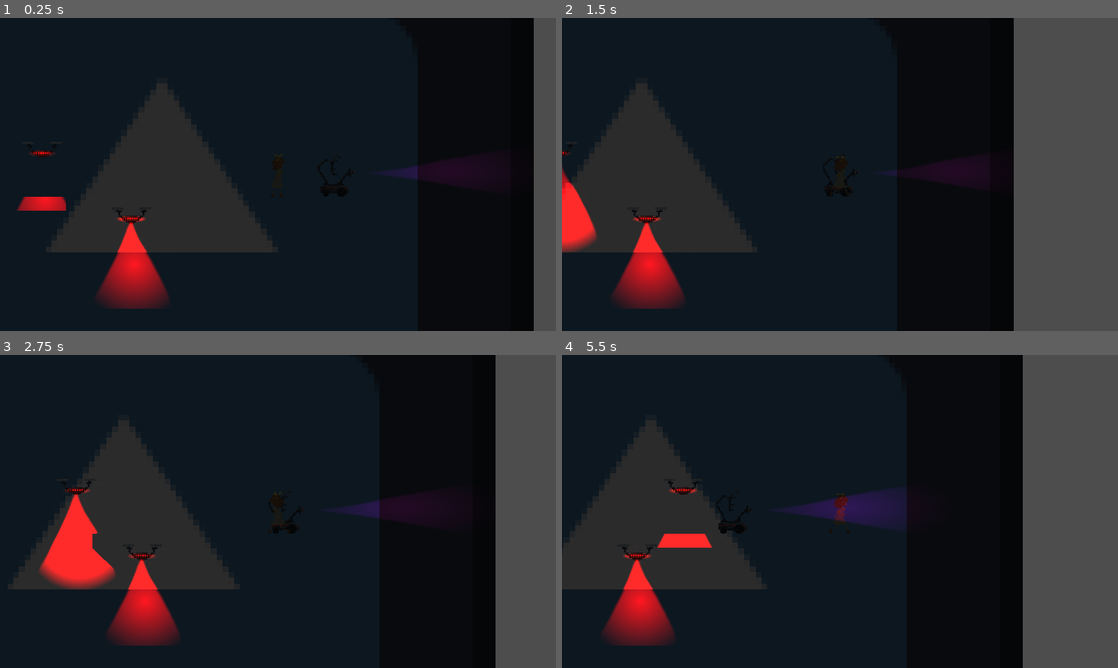
Above: before the commit, frames 1-4 (two rows, left to right).
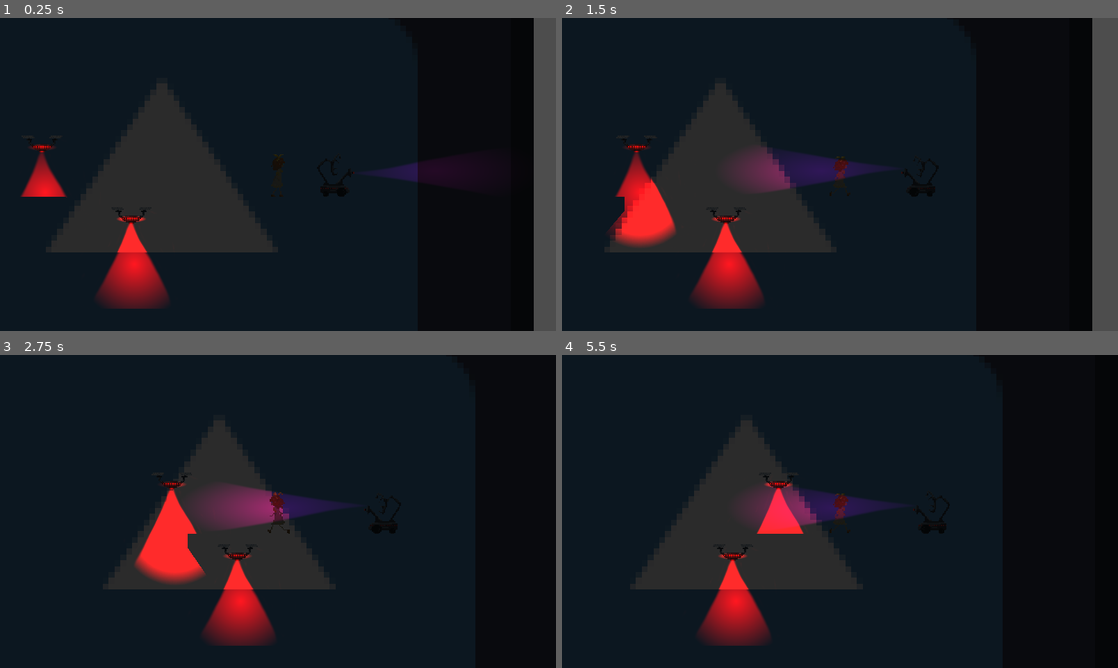
Above: after the commit, the same moments.

Repository: Punniz/Mistrust
Game: Godot game, scene res://world.tscn
Two runs of this game, one before a commit and one after it. Both use one fixed random seed, a clock stepped at 60 frames per second and the inputs below. The engine's default icon, where the game draws it, is replaced by a stand-in: a white triangle on a blue panel in a dark square.
Inputs:
- Up to frame 1 (0.25 s): no input
- Up to frame 2 (1.5 s): tap Enter at 0.5 s; hold Space (interact) 0.53-1.28 s; hold D (move_right) from 0.53 s (still down); tap W (move_up) at 0.77 s; tap Space (interact) at 1.35 s
- Up to frame 3 (2.75 s): tap W (move_up) at 1.52 s; release D (move_right) at 2.03 s; hold A (move_left) from 2.03 s (still down); hold Space (interact) from 2.03 s (still down)
- Up to frame 4 (5.5 s): release A (move_left) at 2.78 s; release Space (interact) at 2.78 s; hold D (move_right) 2.78-4.28 s; tap Space (interact) at 2.85, 4.35 s; tap W (move_up) at 3.02, 3.77, 4.52 s; hold Space (interact) 3.53-4.28 s; hold A (move_left) 4.28-5.03 s; hold D (move_right) from 5.03 s (still down); hold Space (interact) from 5.03 s (still down)

The runs differ from the first frame. In frame 1, 1.2% of the frame differs, in the area x 3-76%, y 39-62%; in frame 2, 33%; in frame 3, 32%; in frame 4, 37%, in the area x 0-100%, y 0-100%.

Commit message:
Feat: Add animations to GroundScout

Diff:
--- a/scenes/enemies/ground_scout.tscn
+++ b/scenes/enemies/ground_scout.tscn
@@ -9,7 +9,7 @@
 size = Vector2(129, 152)
 
 [sub_resource type="Animation" id="Animation_4uq7r"]
-resource_name = "move"
+resource_name = "move_left"
 length = 0.4
 loop_mode = 1
 tracks/0/type = "value"
@@ -24,10 +24,260 @@
 "update": 1,
 "values": [0, 1, 2, 3]
 }
+tracks/1/type = "value"
+tracks/1/imported = false
+tracks/1/enabled = true
+tracks/1/path = NodePath("Sprite2D:flip_h")
+tracks/1/interp = 1
+tracks/1/loop_wrap = true
+tracks/1/keys = {
+"times": PackedFloat32Array(0),
+"transitions": PackedFloat32Array(1),
+"update": 1,
+"values": [true]
+}
+tracks/2/type = "value"
+tracks/2/imported = false
+tracks/2/enabled = true
+tracks/2/path = NodePath("Lights/SpotLight:position")
+tracks/2/interp = 1
+tracks/2/loop_wrap = true
+tracks/2/keys = {
+"times": PackedFloat32Array(0),
+"transitions": PackedFloat32Array(1),
+"update": 0,
+"values": [Vector2(-339, -90)]
+}
+tracks/3/type = "value"
+tracks/3/imported = false
+tracks/3/enabled = true
+tracks/3/path = NodePath("Lights/SpotLight:rotation")
+tracks/3/interp = 1
+tracks/3/loop_wrap = true
+tracks/3/keys = {
+"times": PackedFloat32Array(0),
+"transitions": PackedFloat32Array(1),
+"update": 0,
+"values": [1.57079]
+}
+tracks/4/type = "value"
+tracks/4/imported = false
+tracks/4/enabled = true
+tracks/4/path = NodePath("PlayerDetector/Area2D/CollisionPolygon2D:position")
+tracks/4/interp = 1
+tracks/4/loop_wrap = true
+tracks/4/keys = {
+"times": PackedFloat32Array(0),
+"transitions": PackedFloat32Array(1),
+"update": 0,
+"values": [Vector2(-0.00484467, -772)]
+}
+tracks/5/type = "value"
+tracks/5/imported = false
+tracks/5/enabled = true
+tracks/5/path = NodePath("PlayerDetector/Raycasts:position")
+tracks/5/interp = 1
+tracks/5/loop_wrap = true
+tracks/5/keys = {
+"times": PackedFloat32Array(0),
+"transitions": PackedFloat32Array(1),
+"update": 0,
+"values": [Vector2(-18.0008, -121)]
+}
+tracks/6/type = "value"
+tracks/6/imported = false
+tracks/6/enabled = true
+tracks/6/path = NodePath("PlayerDetector/Raycasts:rotation")
+tracks/6/interp = 1
+tracks/6/loop_wrap = true
+tracks/6/keys = {
+"times": PackedFloat32Array(0),
+"transitions": PackedFloat32Array(1),
+"update": 0,
+"values": [-3.14159]
+}
+
+[sub_resource type="Animation" id="Animation_ol66b"]
+resource_name = "move_right"
+length = 0.4
+loop_mode = 1
+tracks/0/type = "value"
+tracks/0/imported = false
+tracks/0/enabled = true
+tracks/0/path = NodePath("Sprite2D:frame")
+tracks/0/interp = 1
+tracks/0/loop_wrap = true
+tracks/0/keys = {
+"times": PackedFloat32Array(0, 0.1, 0.2, 0.3),
+"transitions": PackedFloat32Array(1, 1, 1, 1),
+"update": 1,
+"values": [0, 1, 2, 3]
+}
+tracks/1/type = "value"
+tracks/1/imported = false
+tracks/1/enabled = true
+tracks/1/path = NodePath("Sprite2D:flip_h")
+tracks/1/interp = 1
+tracks/1/loop_wrap = true
+tracks/1/keys = {
+"times": PackedFloat32Array(0),
+"transitions": PackedFloat32Array(1),
+"update": 1,
+"values": [false]
+}
+tracks/2/type = "value"
+tracks/2/imported = false
+tracks/2/enabled = true
+tracks/2/path = NodePath("Lights/SpotLight:position")
+tracks/2/interp = 1
+tracks/2/loop_wrap = true
+tracks/2/keys = {
+"times": PackedFloat32Array(0),
+"transitions": PackedFloat32Array(1),
+"update": 0,
+"values": [Vector2(341, -90)]
+}
+tracks/3/type = "value"
+tracks/3/imported = false
+tracks/3/enabled = true
+tracks/3/path = NodePath("Lights/SpotLight:rotation")
+tracks/3/interp = 1
+tracks/3/loop_wrap = true
+tracks/3/keys = {
+"times": PackedFloat32Array(0),
+"transitions": PackedFloat32Array(1),
+"update": 0,
+"values": [-1.57079]
+}
+tracks/4/type = "value"
+tracks/4/imported = false
+tracks/4/enabled = true
+tracks/4/path = NodePath("PlayerDetector/Area2D/CollisionPolygon2D:position")
+tracks/4/interp = 1
+tracks/4/loop_wrap = true
+tracks/4/keys = {
+"times": PackedFloat32Array(0),
+"transitions": PackedFloat32Array(1),
+"update": 0,
+"values": [Vector2(0, 0)]
+}
+tracks/5/type = "value"
+tracks/5/imported = false
+tracks/5/enabled = true
+tracks/5/path = NodePath("PlayerDetector/Raycasts:position")
+tracks/5/interp = 1
+tracks/5/loop_wrap = true
+tracks/5/keys = {
+"times": PackedFloat32Array(0),
+"transitions": PackedFloat32Array(1),
+"update": 0,
+"values": [Vector2(0, 0)]
+}
+tracks/6/type = "value"
+tracks/6/imported = false
+tracks/6/enabled = true
+tracks/6/path = NodePath("PlayerDetector/Raycasts:rotation")
+tracks/6/interp = 1
+tracks/6/loop_wrap = true
+tracks/6/keys = {
+"times": PackedFloat32Array(0),
+"transitions": PackedFloat32Array(1),
+"update": 0,
+"values": [0.0]
+}
+
+[sub_resource type="Animation" id="Animation_0368p"]
+resource_name = "RESET"
+tracks/0/type = "value"
+tracks/0/imported = false
+tracks/0/enabled = true
+tracks/0/path = NodePath("Sprite2D:frame")
+tracks/0/interp = 1
+tracks/0/loop_wrap = true
+tracks/0/keys = {
+"times": PackedFloat32Array(0),
+"transitions": PackedFloat32Array(1),
+"update": 1,
+"values": [0]
+}
+tracks/1/type = "value"
+tracks/1/imported = false
+tracks/1/enabled = true
+tracks/1/path = NodePath("Sprite2D:flip_h")
+tracks/1/interp = 1
+tracks/1/loop_wrap = true
+tracks/1/keys = {
+"times": PackedFloat32Array(0),
+"transitions": PackedFloat32Array(1),
+"update": 1,
+"values": [false]
+}
+tracks/2/type = "value"
+tracks/2/imported = false
+tracks/2/enabled = true
+tracks/2/path = NodePath("Lights/SpotLight:position")
+tracks/2/interp = 1
+tracks/2/loop_wrap = true
+tracks/2/keys = {
+"times": PackedFloat32Array(0),
+"transitions": PackedFloat32Array(1),
+"update": 0,
+"values": [Vector2(341, -90)]
+}
+tracks/3/type = "value"
+tracks/3/imported = false
+tracks/3/enabled = true
+tracks/3/path = NodePath("Lights/SpotLight:rotation")
+tracks/3/interp = 1
+tracks/3/loop_wrap = true
+tracks/3/keys = {
+"times": PackedFloat32Array(0),
+"transitions": PackedFloat32Array(1),
+"update": 0,
+"values": [-1.57079]
+}
+tracks/4/type = "value"
+tracks/4/imported = false
+tracks/4/enabled = true
+tracks/4/path = NodePath("PlayerDetector/Area2D/CollisionPolygon2D:position")
+tracks/4/interp = 1
+tracks/4/loop_wrap = true
+tracks/4/keys = {
+"times": PackedFloat32Array(0),
+"transitions": PackedFloat32Array(1),
+"update": 0,
+"values": [Vector2(0, 0)]
+}
+tracks/5/type = "value"
+tracks/5/imported = false
+tracks/5/enabled = true
+tracks/5/path = NodePath("PlayerDetector/Raycasts:position")
+tracks/5/interp = 1
+tracks/5/loop_wrap = true
+tracks/5/keys = {
+"times": PackedFloat32Array(0),
+"transitions": PackedFloat32Array(1),
+"update": 0,
+"values": [Vector2(0, 0)]
+}
+tracks/6/type = "value"
+tracks/6/imported = false
+tracks/6/enabled = true
+tracks/6/path = NodePath("PlayerDetector/Raycasts:rotation")
+tracks/6/interp = 1
+tracks/6/loop_wrap = true
+tracks/6/keys = {
+"times": PackedFloat32Array(0),
+"transitions": PackedFloat32Array(1),
+"update": 0,
+"values": [0.0]
+}
 
 [sub_resource type="AnimationLibrary" id="AnimationLibrary_102lt"]
 _data = {
-"move": SubResource("Animation_4uq7r")
+"RESET": SubResource("Animation_0368p"),
+"move_left": SubResource("Animation_4uq7r"),
+"move_right": SubResource("Animation_ol66b")
 }
 
 [node name="GroundScout" type="CharacterBody2D"]
@@ -47,7 +297,7 @@
 [node name="Lights" type="Node2D" parent="."]
 
 [node name="SpotLight" type="PointLight2D" parent="Lights"]
-position = Vector2(393.558, -89.9995)
+position = Vector2(341, -90)
 rotation = -1.57079
 scale = Vector2(0.987598, 2.90364)
 color = Color(0.505882, 0, 0.290196, 1)
@@ -85,15 +335,7 @@
 target_position = Vector2(0.002, 643)
 collision_mask = 17
 
-[node name="ObstacleDetector" type="RayCast2D" parent="."]
-modulate = Color(1, 0, 1, 1)
-position = Vector2(60, -85)
-rotation = -1.57079
-target_position = Vector2(0, 2)
-collision_mask = 3
-
 [node name="AnimationPlayer" type="AnimationPlayer" parent="."]
-autoplay = "move"
 libraries = {
 "": SubResource("AnimationLibrary_102lt")
 }
--- a/scripts/ground_scout.gd
+++ b/scripts/ground_scout.gd
@@ -6,13 +6,19 @@
 
 @export var direction: Vector2 = Vector2(1.0, 0.0)
 
+@onready var animation_player: AnimationPlayer = $AnimationPlayer
 
-@onready var obstacle_detector: RayCast2D = $ObstacleDetector
 
 func _physics_process(delta: float) -> void:
+	if is_on_wall():
+		self.direction.x *= -1
+
 	self.velocity.x = direction.x * self.speed
 
-	if obstacle_detector.is_colliding():
-		self.direction.x = -1
+
+	if self.direction.x == 1:
+		animation_player.play("move_right")
+	elif self.direction.x == -1:
+		animation_player.play("move_left")
 
 	self.move_and_slide()
--- a/world.tscn
+++ b/world.tscn
@@ -101,6 +101,11 @@
 position = Vector2(1292, -130)
 shape = SubResource("RectangleShape2D_yqxcf")
 
+[node name="TESTCollisionShape2D5TEST" type="CollisionShape2D" parent="Floor2"]
+position = Vector2(962, -130)
+shape = SubResource("RectangleShape2D_yqxcf")
+debug_color = Color(0.223529, 0.839216, 0, 0.419608)
+
 [node name="LightOccluder2D" type="LightOccluder2D" parent="Floor2"]
 occluder = SubResource("OccluderPolygon2D_dilwe")
 
@@ -144,7 +149,7 @@
 position = Vector2(383, 349)
 
 [node name="Drone2" parent="Actors/Enemies" instance=ExtResource("5_0vjn5")]
-position = Vector2(75, 123)
+position = Vector2(75, 102)
 curve = SubResource("Curve2D_j3jiy")
 script = SubResource("GDScript_h1osv")
 
Not shown: 1 places in scenes/enemies/ground_scout.tscn that only renumber resources
